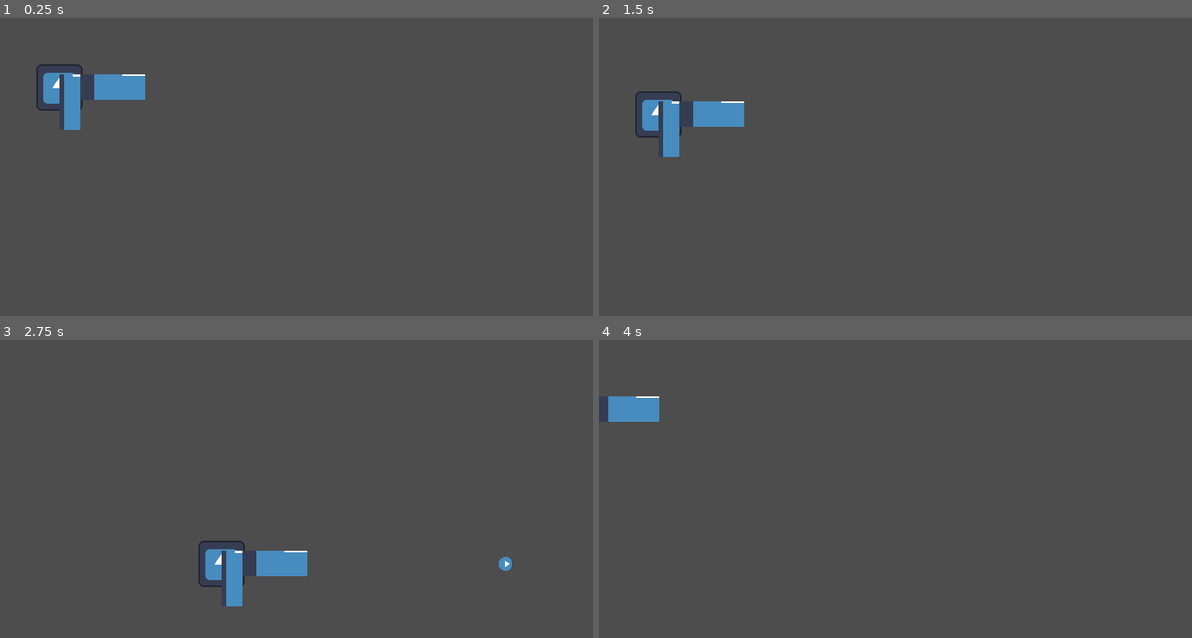
Above: before the commit, frames 1-4 (two rows, left to right).
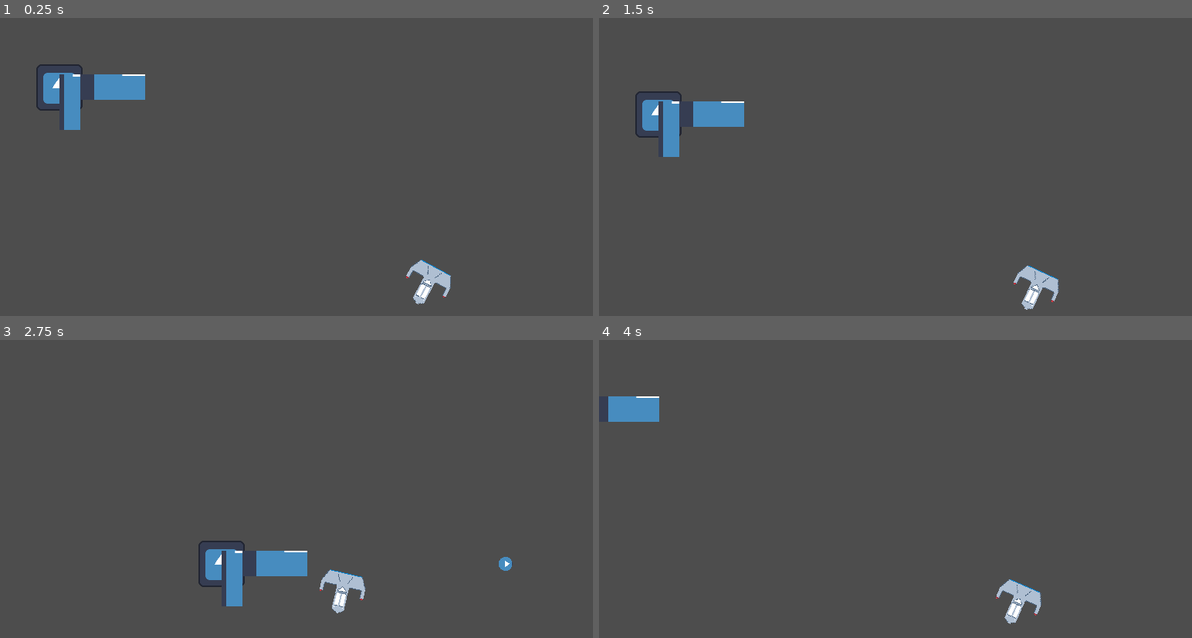
Above: after the commit, the same moments.

Repository: brendantfitzgerald/BroJam-Earl2024
Game: Godot game, scene res://Scenes/GAME.tscn
Same seed, same stepped clock (60 frames per second), same inputs: the game is played once before the commit and once after it. The engine's default icon, where the game draws it, is replaced by a stand-in: a white triangle on a blue panel in a dark square.
Inputs:
- Up to frame 1 (0.25 s): no input
- Up to frame 2 (1.5 s): tap Enter at 0.5 s; hold D (right) 0.53-1.28 s; tap F at 0.6 s; hold S (down) from 1.28 s (still down); tap R at 1.35 s
- Up to frame 3 (2.75 s): release S (down) at 2.03 s; hold D (right) from 2.03 s (still down); tap P at 2.1 s
- Up to frame 4 (4 s): release D (right) at 2.78 s; hold W (up) 2.78-3.53 s; tap F at 2.85 s; hold A (left) from 3.53 s (still down); tap R at 3.6 s

The runs differ from the first frame. In frame 1, 0.5% of the frame differs, in the area x 68-77%, y 81-97%; in frame 2, 0.5%; in frame 3, 0.5%; in frame 4, 0.5%, in the area x 66-75%, y 80-96%.

Commit message:
minor changes, altered main.tscn

Diff:
--- a/Scenes/GAME.tscn
+++ b/Scenes/GAME.tscn
@@ -28,3 +28,4 @@
 [node name="BaseAutoWeapon" parent="Player/Weapons" instance=ExtResource("4_ankvn")]
 
 [node name="Enemy" parent="." instance=ExtResource("5_w1jkk")]
+position = Vector2(575, 357)
--- a/Scenes/bullet.tscn
+++ b/Scenes/bullet.tscn
@@ -24,6 +24,8 @@
 region_rect = Rect2(63.135, 26.63, 5, 5)
 
 [node name="DespawnTimer" type="Timer" parent="."]
-wait_time = 10.0
+wait_time = 5.0
 one_shot = true
 autostart = true
+
+[connection signal="timeout" from="DespawnTimer" to="." method="_on_despawn_timer_timeout"]
--- a/Scenes/enemy.tscn
+++ b/Scenes/enemy.tscn
@@ -1,8 +1,16 @@
-[gd_scene load_steps=2 format=3 uid="uid://k0pav4wc8avy"]
+[gd_scene load_steps=4 format=3 uid="uid://k0pav4wc8avy"]
 
 [ext_resource type="Script" path="res://Scripts/Enemy.gd" id="1_eo73r"]
+[ext_resource type="Texture2D" uid="uid://d2vhnrbyf7xsk" path="res://Assets/Enemy.png" id="2_hi2yk"]
+
+[sub_resource type="CircleShape2D" id="CircleShape2D_qsujw"]
+radius = 32.0
 
 [node name="Enemy" type="CharacterBody2D"]
 script = ExtResource("1_eo73r")
 
+[node name="Sprite2D" type="Sprite2D" parent="."]
+texture = ExtResource("2_hi2yk")
+
 [node name="CollisionShape2D" type="CollisionShape2D" parent="."]
+shape = SubResource("CircleShape2D_qsujw")
--- a/Scripts/base_auto_weapon.gd
+++ b/Scripts/base_auto_weapon.gd
@@ -25,7 +25,7 @@
 func fire_weapon():
 	#How many?  What other settings?  direction?
 	var my_bullet = bullet_scene.instantiate()
-	print("FP:", $FirePoint.position)
+	#print("FP:", $FirePoint.position)
 	my_bullet.global_position = $FirePoint.global_position
 	get_tree().get_root().add_child(my_bullet)
 
--- a/Scripts/bullet.gd
+++ b/Scripts/bullet.gd
@@ -6,7 +6,7 @@
 # Called when the node enters the scene tree for the first time.
 func _ready():
 	rotation_speed = randf_range(350 * 0.5, 350 * 1.5)
-	print("spawn bullet")
+	#print("spawn bullet")
 
 func _process(delta):
 	$Sprite2D.rotation_degrees += rotation_speed * delta
